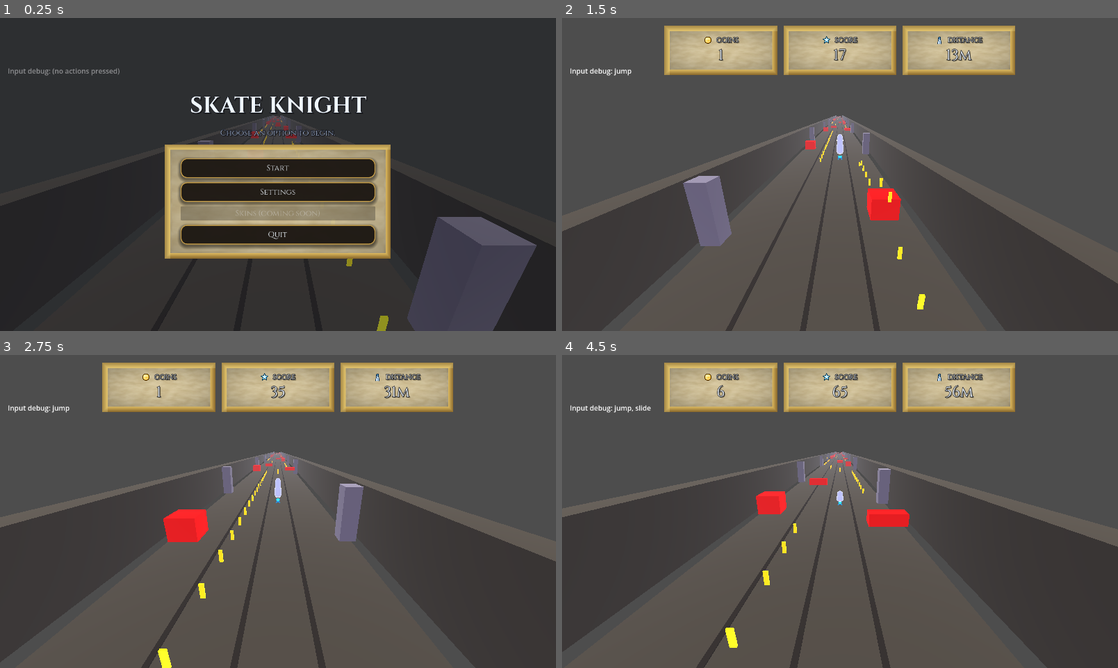
Above: before the commit, frames 1-4 (two rows, left to right).
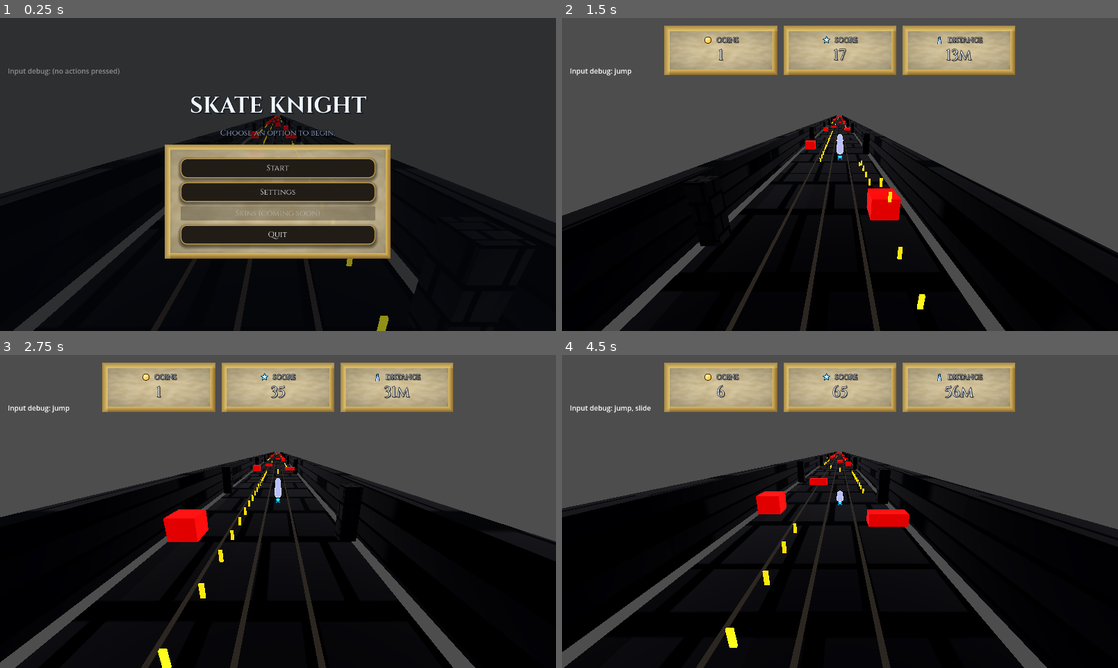
Above: after the commit, the same moments.

Repository: AlexXaya/SkateKnight
Game: Godot game, scene res://scenes/start_screen.tscn
The game is run twice, just before and just after one commit, with the same random seed, the same clock (stepped at 60 frames per second) and the same inputs.
Inputs:
- Up to frame 1 (0.25 s): no input
- Up to frame 2 (1.5 s): click "Start" at 0.5 s; tap Enter at 1.25 s; hold Up from 1.28 s (still down); tap Shift (boost) at 1.35 s
- Up to frame 3 (2.75 s): keep holding Up; tap W (jump) at 1.52, 2.27 s; tap S (slide) at 2.1 s
- Up to frame 4 (4.5 s): keep holding Up; tap Space at 2.85 s; tap Shift (boost) at 3.6 s; tap W (jump) at 3.77 s; hold S (slide) from 4.28 s (still down)

The runs differ from the first frame. In frame 1, 37% of the frame differs, in the area x 0-100%, y 31-100%; in frame 2, 47%; in frame 3, 53%; in frame 4, 54%, in the area x 0-100%, y 30-100%.

Commit message:
Add GDD and bridge brick material
Includes a new design doc, a dark-grey brick shader/material for the bridge meshes, and updated environment fog/sky settings.

Co-authored-by: Cursor <cursoragent@cursor.com>

Diff:
--- /dev/null
+++ b/materials/bridge_brick_dark_grey.gdshader
@@ -0,0 +1,67 @@
+shader_type spatial;
+render_mode depth_draw_opaque, cull_back, diffuse_burley, specular_schlick_ggx;
+
+// Toon shading controls (kept consistent with toon.gdshader style).
+uniform vec3 shadow_tint : source_color = vec3(0.25, 0.25, 0.3);
+uniform float shade_threshold : hint_range(0.0, 1.0) = 0.5;
+uniform float shade_softness : hint_range(0.0, 0.5) = 0.08;
+uniform float rim_strength : hint_range(0.0, 2.0) = 0.18;
+uniform float rim_power : hint_range(0.5, 8.0) = 3.0;
+
+// Brick look.
+uniform vec4 brick_color : source_color = vec4(0.22, 0.22, 0.24, 1.0);
+uniform vec4 brick_color_alt : source_color = vec4(0.18, 0.18, 0.20, 1.0);
+uniform vec4 mortar_color : source_color = vec4(0.09, 0.095, 0.11, 1.0);
+uniform float uv_scale : hint_range(0.1, 50.0) = 6.0;
+uniform vec2 brick_size = vec2(2.0, 1.0); // width:height ratio in UV grid space
+uniform float mortar_thickness : hint_range(0.0, 0.25) = 0.06;
+uniform float edge_softness : hint_range(0.0, 0.25) = 0.03;
+
+float hash21(vec2 p) {
+	// Cheap deterministic hash for per-brick variation.
+	p = fract(p * vec2(123.34, 345.45));
+	p += dot(p, p + 34.345);
+	return fract(p.x * p.y);
+}
+
+void fragment() {
+	// Scale UVs and build a brick grid.
+	vec2 uv = UV * uv_scale;
+
+	// Brick cell coords.
+	vec2 cell = floor(uv / brick_size);
+	vec2 local = fract(uv / brick_size);
+
+	// Offset every other row by half a brick (classic running bond).
+	float row = cell.y;
+	float offset = mod(row, 2.0) * 0.5;
+	local.x = fract(local.x + offset);
+
+	// Mortar mask: 1.0 in mortar, 0.0 in brick.
+	float mx = smoothstep(mortar_thickness, mortar_thickness + edge_softness, local.x)
+		* (1.0 - smoothstep(1.0 - mortar_thickness - edge_softness, 1.0 - mortar_thickness, local.x));
+	float my = smoothstep(mortar_thickness, mortar_thickness + edge_softness, local.y)
+		* (1.0 - smoothstep(1.0 - mortar_thickness - edge_softness, 1.0 - mortar_thickness, local.y));
+	float brick_mask = mx * my;
+	float mortar_mask = 1.0 - brick_mask;
+
+	// Per-brick subtle variation.
+	float h = hash21(cell);
+	vec3 bcol = mix(brick_color.rgb, brick_color_alt.rgb, step(0.5, h));
+	bcol *= mix(0.92, 1.06, h);
+
+	ALBEDO = mix(mortar_color.rgb, bcol, brick_mask);
+}
+
+void light() {
+	float ndotl = dot(NORMAL, LIGHT);
+	float band = smoothstep(shade_threshold - shade_softness, shade_threshold + shade_softness, ndotl);
+	vec3 base = ALBEDO;
+	vec3 shaded = base * shadow_tint;
+	vec3 toon = mix(shaded, base, band);
+
+	float rim = pow(1.0 - max(dot(NORMAL, VIEW), 0.0), rim_power) * rim_strength;
+	toon += rim;
+
+	DIFFUSE_LIGHT = toon * LIGHT_COLOR * ATTENUATION;
+}
--- /dev/null
+++ b/materials/bridge_brick_dark_grey.tres
@@ -0,0 +1,18 @@
+[gd_resource type="ShaderMaterial" format=3 uid="uid://bridgebrickdarkgrey0001"]
+
+[ext_resource type="Shader" path="res://materials/bridge_brick_dark_grey.gdshader" id="1_brick"]
+
+[resource]
+shader = ExtResource("1_brick")
+shader_parameter/shadow_tint = Vector3(0.22, 0.22, 0.26)
+shader_parameter/shade_threshold = 0.52
+shader_parameter/shade_softness = 0.08
+shader_parameter/rim_strength = 0.16
+shader_parameter/rim_power = 3.0
+shader_parameter/brick_color = Color(0.22, 0.22, 0.24, 1)
+shader_parameter/brick_color_alt = Color(0.18, 0.18, 0.2, 1)
+shader_parameter/mortar_color = Color(0.09, 0.095, 0.11, 1)
+shader_parameter/uv_scale = 6.5
+shader_parameter/brick_size = Vector2(2, 1)
+shader_parameter/mortar_thickness = 0.06
+shader_parameter/edge_softness = 0.03
--- a/scenes/default_env.tres
+++ b/scenes/default_env.tres
@@ -1,10 +1,30 @@
 [gd_resource type="Environment" format=3 uid="uid://d1q7x8n0s2f2k"]
+
+[ext_resource type="Texture2D" path="res://assets/hdri/roofless_ruins_4k.hdr" id="1_hdri"]
+
+[sub_resource type="PanoramaSkyMaterial" id="PanoramaSkyMaterial_1"]
+panorama = ExtResource("1_hdri")
+
+[sub_resource type="Sky" id="Sky_1"]
+sky_material = SubResource("PanoramaSkyMaterial_1")
 
 [resource]
 background_mode = 2
+background_sky = SubResource("Sky_1")
+background_sky_custom_fov = 70.0
 background_color = Color(0.0705882, 0.0901961, 0.129412, 1)
 ambient_light_source = 2
 ambient_light_color = Color(0.3, 0.3, 0.35, 1)
 fog_enabled = true
 fog_light_color = Color(0.55, 0.55, 0.6, 1)
-fog_density = 0.006
+fog_mode = 1
+fog_density = 0.95
+fog_depth_begin = 18.0
+fog_depth_end = 85.0
+fog_aerial_perspective = 0.85
+volumetric_fog_enabled = true
+volumetric_fog_density = 0.015
+volumetric_fog_albedo = Color(0.85, 0.9, 1, 1)
+volumetric_fog_anisotropy = 0.35
+volumetric_fog_length = 96.0
+volumetric_fog_sky_affect = 0.75
--- a/scenes/track/chunk_straight.tscn
+++ b/scenes/track/chunk_straight.tscn
@@ -3,6 +3,7 @@
 [ext_resource type="Shader" path="res://materials/toon.gdshader" id="1_0gk1p"]
 [ext_resource type="Script" path="res://scripts/pickup_coin.gd" id="2_oj5y5"]
 [ext_resource type="Material" path="res://materials/obstacle_red.tres" id="3_obred"]
+[ext_resource type="Material" path="res://materials/bridge_brick_dark_grey.tres" id="5_bridge_stone"]
 
 [sub_resource type="ShaderMaterial" id="ShaderMaterial_floor"]
 shader = ExtResource("1_0gk1p")
@@ -82,7 +83,7 @@
 transform = Transform3D(1, 0, 0, 0, 1, 0, 0, 0, 1, 0, 0.5, 0)
 ignore_occlusion_culling = true
 extra_cull_margin = 8.0
-surface_material_override/0 = SubResource("ShaderMaterial_floor")
+surface_material_override/0 = ExtResource("5_bridge_stone")
 
 [node name="LaneLines" type="Node3D" parent="Floor"]
 
@@ -118,7 +119,7 @@
 [node name="MeshInstance3D" type="MeshInstance3D" parent="SideWalls/LeftWall"]
 mesh = SubResource("BoxMesh_floor")
 scale = Vector3(0.1, 3.0, 1.0)
-surface_material_override/0 = SubResource("ShaderMaterial_floor")
+surface_material_override/0 = ExtResource("5_bridge_stone")
 
 [node name="RightWall" type="StaticBody3D" parent="SideWalls"]
 transform = Transform3D(1, 0, 0, 0, 1, 0, 0, 0, 1, 6, 1.5, 0)
@@ -129,19 +130,19 @@
 [node name="MeshInstance3D" type="MeshInstance3D" parent="SideWalls/RightWall"]
 mesh = SubResource("BoxMesh_floor")
 scale = Vector3(0.1, 3.0, 1.0)
-surface_material_override/0 = SubResource("ShaderMaterial_floor")
+surface_material_override/0 = ExtResource("5_bridge_stone")
 
 [node name="Ruins" type="Node3D" parent="."]
 
 [node name="ColumnA" type="MeshInstance3D" parent="Ruins"]
 transform = Transform3D(1, 0, 0, 0, 1, 0, 0, 0, 1, -4.8, 1.5, -6)
 mesh = SubResource("BoxMesh_column")
-surface_material_override/0 = SubResource("ShaderMaterial_ruin")
+surface_material_override/0 = ExtResource("5_bridge_stone")
 
 [node name="ColumnB" type="MeshInstance3D" parent="Ruins"]
 transform = Transform3D(1, 0, 0, 0, 1, 0, 0, 0, 1, 4.8, 1.5, 6)
 mesh = SubResource("BoxMesh_column")
-surface_material_override/0 = SubResource("ShaderMaterial_ruin")
+surface_material_override/0 = ExtResource("5_bridge_stone")
 
 [node name="Coins" type="Node3D" parent="."]
 
Not shown, added: docs/GAME_DESIGN_DOCUMENT.md
